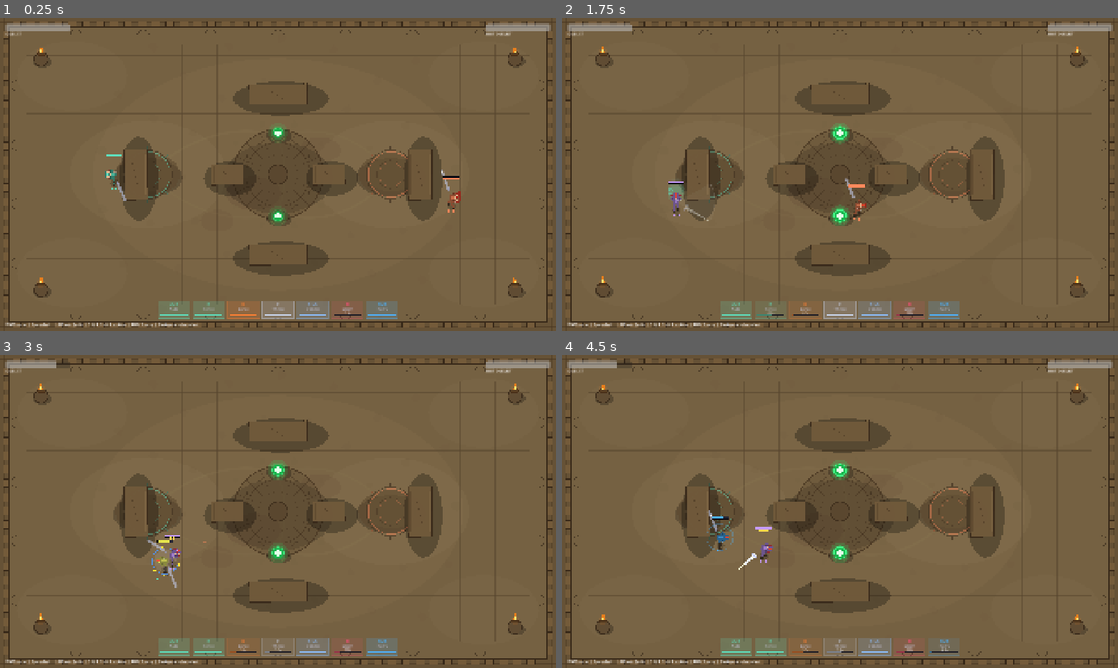
Above: before the commit, frames 1-4 (two rows, left to right).
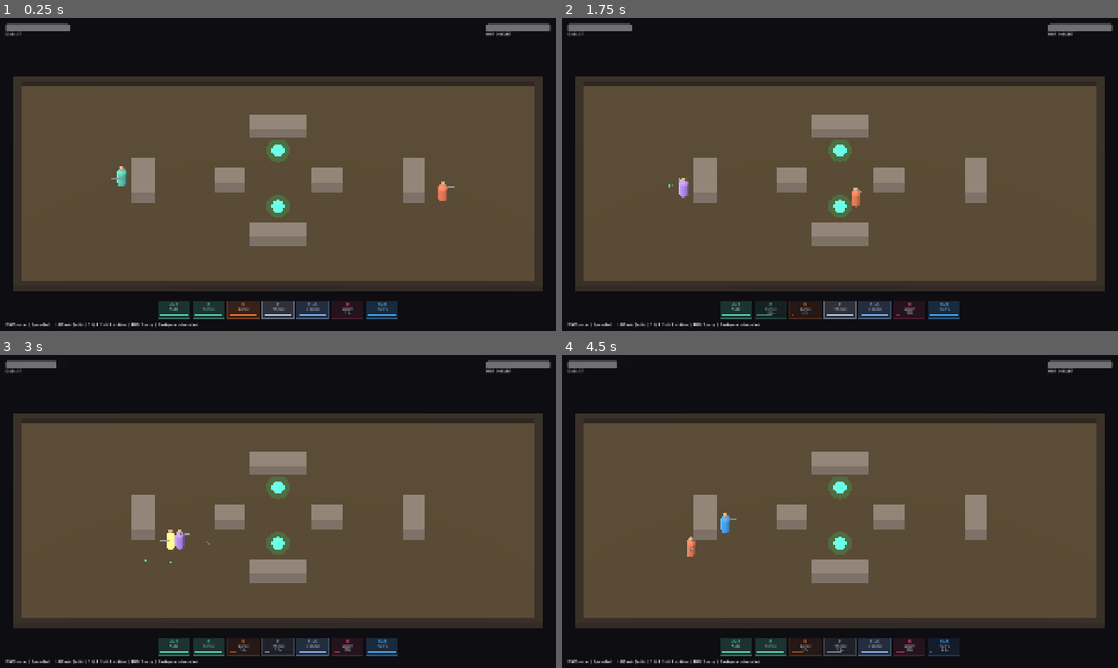
Above: after the commit, the same moments.

Repository: johnWard12/arena-game-godot
Game: Godot game, scene res://scenes/Main.tscn
Two runs of this game, one before a commit and one after it. Both use one fixed random seed, a clock stepped at 60 frames per second and the inputs below. This scene is started directly instead of the project's main scene.
Inputs (mouse positions are in pixels of both pictures, inside the frame that each line leads up to):
- Up to frame 1 (0.25 s): no input
- Up to frame 2 (1.75 s): tap Enter at 0.5 s; move the mouse to (962, 158) at 0.52 s; hold D 0.53-1.28 s; tap E at 0.6 s; click (962, 158) at 0.67 s; tap Space at 0.77, 1.52 s; move the mouse to (728, 190) at 1.27 s; hold S from 1.28 s (still down); tap Q at 1.35 s; click (728, 190) at 1.42 s
- Up to frame 3 (3 s): move the mouse to (333, 442) at 2.02 s; release S at 2.03 s; hold D 2.03-2.78 s; tap F at 2.1 s; click (333, 442) at 2.17 s; move the mouse to (250, 574) at 2.77 s; hold W from 2.78 s (still down); tap Shift at 2.85 s; click (250, 574) at 2.92 s
- Up to frame 4 (4.5 s): tap Space at 3.02, 3.77 s; move the mouse to (1006, 558) at 3.52 s; release W at 3.53 s; hold A from 3.53 s (still down); tap R at 3.6 s; click (1006, 558) at 3.67 s; move the mouse to (673, 464) at 4.27 s; tap G at 4.35 s; click (673, 464) at 4.42 s

The runs differ from the first frame. In frame 1, 89% of the frame differs, in the area x 0-100%, y 0-100%; in frame 2, 89%; in frame 3, 89%; in frame 4, 89%.

Commit message:
Add 3D presentation layer (Phase 0: placeholder pipeline)
Renders the game in 3D under a fixed orthographic MOBA-style camera while
keeping all gameplay simulation on the existing 2D plane. Entity/ability/
bot-AI logic and the headless Simulate.gd balance harness are untouched —
the 3D views are read-only observers that mirror each entity's simulated
Vector2 state and are only ever instantiated by Main.gd.

- CoordUtil.gd: single 2D-sim <-> 3D-world coordinate mapping (Y-up, /50 scale)
- EntityView3D.gd: placeholder capsule bodies with per-class silhouettes
  (wider Bruiser, slim Mage w/ staff+orb, Duelist w/ sword) driven by entity state
- ProjectileView3D.gd: glowing sphere mirroring projectile position
- Arena3D.gd: floor/walls/obstacles/health-packs built from the same Rect2 data
- Main.gd: builds the 3D world, fixed orthographic camera with an aspect-correct
  fit that frames the whole arena and centers the true projected midpoint;
  screen shake retargeted to the camera
- Player controllers: mouse aim now raycasts through the camera onto the ground
  plane instead of using 2D viewport mouse position
- project.godot: Forward+ renderer; stretch aspect "expand" so the viewport
  adopts the real window aspect (fixes 16:9-vs-16:10 letterboxing/framing)

Two real bugs found and fixed during bring-up:
- Camera was assuming a 16:9 viewport (get_visible_rect reports the stretch
  base, not the real 16:10 window) — corrected via stretch aspect "expand".
- Tall arena walls occluded characters standing at the near (bottom) edge from
  the angled camera — walls reduced to a non-occluding lip, obstacles shortened.

Known follow-ups: flat placeholder palette (Phase 1 real environment art) and
real rigged character models/animations (Phase 2).

Diff:
--- a/godot_project/project.godot
+++ b/godot_project/project.godot
@@ -20,7 +20,4 @@
 window/size/viewport_height=1080
 window/size/mode=3
 window/stretch/mode="canvas_items"
-
-[rendering]
-
-renderer/rendering_method="gl_compatibility"
+window/stretch/aspect="expand"
--- /dev/null
+++ b/godot_project/scripts/Arena3D.gd
@@ -0,0 +1,145 @@
+extends Node3D
+class_name Arena3D
+# Phase-0 placeholder 3D arena — box/plane primitives built from the same
+# Rect2 data Main.gd already generates (arena_rect/obstacle_rects/health_packs
+# stay the source of truth for gameplay; this only renders them).
+
+# Walls are a low lip, NOT a tall barrier: the camera looks down over the
+# near (bottom) edge, so any wall tall enough to matter would occlude
+# characters standing near that edge. Gameplay boundaries are the arena_rect
+# clamp, not these meshes — these are purely a visual rim.
+const WALL_HEIGHT := 0.4
+const WALL_THICKNESS := 0.6
+
+# Obstacles kept low enough that a character standing behind one (on its
+# far side from the camera) still shows head and shoulders.
+const OBSTACLE_HEIGHT := 1.0
+
+const FLOOR_COLOR     := Color(0.34, 0.28, 0.18)
+const WALL_COLOR      := Color(0.20, 0.16, 0.12)
+const OBSTACLE_COLOR  := Color(0.58, 0.52, 0.46)
+const HEALTH_COLOR    := Color(0.15, 1.0, 0.45)
+
+var arena_rect: Rect2
+var obstacle_rects: Array[Rect2] = []
+var health_packs: Array = []
+var _pack_meshes: Array[MeshInstance3D] = []
+var _pack_glows: Array[MeshInstance3D] = []
+
+func setup(rect: Rect2, obstacles: Array[Rect2], packs: Array):
+	arena_rect = rect
+	obstacle_rects = obstacles
+	health_packs = packs
+	_build_floor()
+	_build_walls()
+	_build_obstacles()
+	_build_health_packs()
+	_build_lighting()
+
+func _build_floor():
+	var mi := MeshInstance3D.new()
+	var plane := PlaneMesh.new()
+	plane.size = arena_rect.size / CoordUtil.SIM_SCALE
+	plane.subdivide_width = 24
+	plane.subdivide_depth = 16
+	mi.mesh = plane
+	mi.position = CoordUtil.to_world(arena_rect.position + arena_rect.size * 0.5)
+	var mat := StandardMaterial3D.new()
+	mat.albedo_color = FLOOR_COLOR
+	mi.material_override = mat
+	add_child(mi)
+
+func _build_walls():
+	var half = arena_rect.size * 0.5 / CoordUtil.SIM_SCALE
+	var base = CoordUtil.to_world(arena_rect.position + arena_rect.size * 0.5)
+	var mat := StandardMaterial3D.new()
+	mat.albedo_color = WALL_COLOR
+	var layout = [
+		[Vector3(0, WALL_HEIGHT * 0.5, -half.y - WALL_THICKNESS * 0.5), Vector3(half.x * 2 + WALL_THICKNESS * 2, WALL_HEIGHT, WALL_THICKNESS)],
+		[Vector3(0, WALL_HEIGHT * 0.5,  half.y + WALL_THICKNESS * 0.5), Vector3(half.x * 2 + WALL_THICKNESS * 2, WALL_HEIGHT, WALL_THICKNESS)],
+		[Vector3(-half.x - WALL_THICKNESS * 0.5, WALL_HEIGHT * 0.5, 0), Vector3(WALL_THICKNESS, WALL_HEIGHT, half.y * 2)],
+		[Vector3( half.x + WALL_THICKNESS * 0.5, WALL_HEIGHT * 0.5, 0), Vector3(WALL_THICKNESS, WALL_HEIGHT, half.y * 2)],
+	]
+	for entry in layout:
+		var mi := MeshInstance3D.new()
+		var box := BoxMesh.new()
+		box.size = entry[1]
+		mi.mesh = box
+		mi.position = base + entry[0]
+		mi.material_override = mat
+		add_child(mi)
+
+func _build_obstacles():
+	var mat := StandardMaterial3D.new()
+	mat.albedo_color = OBSTACLE_COLOR
+	for rect in obstacle_rects:
+		var center = rect.position + rect.size * 0.5
+		var mi := MeshInstance3D.new()
+		var box := BoxMesh.new()
+		box.size = Vector3(rect.size.x / CoordUtil.SIM_SCALE, OBSTACLE_HEIGHT, rect.size.y / CoordUtil.SIM_SCALE)
+		mi.mesh = box
+		mi.position = CoordUtil.to_world(center, OBSTACLE_HEIGHT * 0.5)
+		mi.material_override = mat
+		add_child(mi)
+
+func _build_health_packs():
+	for pack in health_packs:
+		var mi := MeshInstance3D.new()
+		var sphere := SphereMesh.new()
+		sphere.radius = 0.45
+		sphere.height = 0.9
+		mi.mesh = sphere
+		mi.position = CoordUtil.to_world(pack["pos"], 0.7)
+		var mat := StandardMaterial3D.new()
+		mat.albedo_color = HEALTH_COLOR
+		mat.emission_enabled = true
+		mat.emission = HEALTH_COLOR
+		mat.emission_energy_multiplier = 3.0
+		mi.material_override = mat
+		add_child(mi)
+		_pack_meshes.append(mi)
+
+		# soft additive glow halo so it reads as "hard to miss" like the old 2D orb
+		var glow := MeshInstance3D.new()
+		var glow_sphere := SphereMesh.new()
+		glow_sphere.radius = 0.85
+		glow_sphere.height = 1.7
+		glow.mesh = glow_sphere
+		glow.position = mi.position
+		var glow_mat := StandardMaterial3D.new()
+		glow_mat.albedo_color = Color(HEALTH_COLOR.r, HEALTH_COLOR.g, HEALTH_COLOR.b, 0.18)
+		glow_mat.transparency = BaseMaterial3D.TRANSPARENCY_ALPHA
+		glow_mat.emission_enabled = true
+		glow_mat.emission = HEALTH_COLOR
+		glow_mat.emission_energy_multiplier = 1.0
+		glow_mat.shading_mode = BaseMaterial3D.SHADING_MODE_UNSHADED
+		glow.material_override = glow_mat
+		add_child(glow)
+		_pack_glows.append(glow)
+
+func _process(_delta):
+	for i in health_packs.size():
+		if i < _pack_meshes.size():
+			var active = health_packs[i]["active"]
+			_pack_meshes[i].visible = active
+			_pack_glows[i].visible = active
+
+func _build_lighting():
+	var sun := DirectionalLight3D.new()
+	sun.rotation_degrees = Vector3(-55, -35, 0)
+	sun.light_energy = 0.9
+	# Shadows disabled for now — a directional shadow map stretched over a
+	# large, fully-visible orthogonal arena produced visible banding/aliasing
+	# across the floor. Revisit with tuned shadow-map splits later.
+	sun.shadow_enabled = false
+	add_child(sun)
+
+	var env_node := WorldEnvironment.new()
+	var env := Environment.new()
+	env.background_mode = Environment.BG_COLOR
+	env.background_color = Color(0.05, 0.05, 0.07)
+	env.ambient_light_source = Environment.AMBIENT_SOURCE_COLOR
+	env.ambient_light_color = Color(0.55, 0.55, 0.6)
+	env.ambient_light_energy = 0.85
+	env_node.environment = env
+	add_child(env_node)
--- a/godot_project/scripts/BruiserPlayerController.gd
+++ b/godot_project/scripts/BruiserPlayerController.gd
@@ -17,6 +17,18 @@
 	return v
 
 func get_aim_dir(_opp: Entity) -> Vector2:
+	var cam = get_tree().get_first_node_in_group("game_camera")
+	if cam != null:
+		var mouse_pos = get_viewport().get_mouse_position()
+		var ray_origin = cam.project_ray_origin(mouse_pos)
+		var ray_dir = cam.project_ray_normal(mouse_pos)
+		var hit = Plane(Vector3.UP, 0.0).intersects_ray(ray_origin, ray_dir)
+		if hit != null:
+			var dir = CoordUtil.to_sim(hit) - global_position
+			if dir.length() > 0.01:
+				return dir.normalized()
+		return facing
+	# Fallback if no 3D camera is present in the scene.
 	var dir = get_global_mouse_position() - global_position
 	if dir.length() < 0.01:
 		return facing
--- /dev/null
+++ b/godot_project/scripts/CoordUtil.gd
@@ -0,0 +1,13 @@
+extends RefCounted
+class_name CoordUtil
+# Single conversion point between the game's 2D simulation space (Vector2,
+# unchanged since Entity/Main/Simulate still do all gameplay math in it) and
+# the 3D presentation world (Vector3, Y-up). Sim Y becomes world Z (depth).
+
+const SIM_SCALE := 50.0  # simulation units per 3D meter
+
+static func to_world(v: Vector2, y: float = 0.0) -> Vector3:
+	return Vector3(v.x / SIM_SCALE, y, v.y / SIM_SCALE)
+
+static func to_sim(v: Vector3) -> Vector2:
+	return Vector2(v.x * SIM_SCALE, v.z * SIM_SCALE)
--- /dev/null
+++ b/godot_project/scripts/EntityView3D.gd
@@ -0,0 +1,150 @@
+extends Node3D
+class_name EntityView3D
+# Phase-0 placeholder 3D presentation for an Entity. Mirrors the entity's
+# already-simulated Vector2 state every frame; the entity itself has zero
+# awareness this exists. Only ever instantiated by Main.gd — Simulate.gd
+# never creates one, so headless balance runs are completely unaffected.
+#
+# Gives each class a distinct silhouette (body proportions + weapon prop)
+# so they're readable at a glance even as placeholder primitives, matching
+# the "is BruiserEntity / is RangedEntity" class-check pattern Main.gd
+# already uses elsewhere.
+
+const BODY_HEIGHT := 1.6
+const BODY_RADIUS := 0.34
+const HEAD_RADIUS := 0.17
+
+var entity: Entity = null
+var _body_height := BODY_HEIGHT
+
+var _body: MeshInstance3D
+var _head: MeshInstance3D
+var _mat: StandardMaterial3D
+
+func setup(e: Entity):
+	entity = e
+
+	var body_radius = BODY_RADIUS
+	var body_height = BODY_HEIGHT
+	if e is BruiserEntity:
+		body_radius = BODY_RADIUS * 1.3
+		body_height = BODY_HEIGHT * 1.1
+	elif e is RangedEntity:
+		body_radius = BODY_RADIUS * 0.85
+		body_height = BODY_HEIGHT * 1.05
+	_body_height = body_height
+
+	_mat = StandardMaterial3D.new()
+	_mat.albedo_color = e.base_color
+	_mat.emission_enabled = true
+	_mat.emission = e.base_color
+	_mat.emission_energy_multiplier = 0.15
+
+	_body = MeshInstance3D.new()
+	var capsule := CapsuleMesh.new()
+	capsule.height = body_height
+	capsule.radius = body_radius
+	_body.mesh = capsule
+	_body.position = Vector3(0, body_height * 0.5, 0)
+	_body.material_override = _mat
+	add_child(_body)
+
+	_head = MeshInstance3D.new()
+	var head_sphere := SphereMesh.new()
+	head_sphere.radius = HEAD_RADIUS
+	head_sphere.height = HEAD_RADIUS * 2.0
+	_head.mesh = head_sphere
+	_head.position = Vector3(0, body_height + HEAD_RADIUS * 0.55, 0)
+	var head_mat := StandardMaterial3D.new()
+	head_mat.albedo_color = Color(0.85, 0.7, 0.55)
+	_head.material_override = head_mat
+	add_child(_head)
+
+	if e is BruiserEntity:
+		_build_hammer(body_height)
+	elif e is RangedEntity:
+		_build_staff(body_height)
+	else:
+		_build_sword(body_height)
+
+func _build_sword(body_height: float):
+	var blade := MeshInstance3D.new()
+	var box := BoxMesh.new()
+	box.size = Vector3(0.07, 0.07, 0.85)
+	blade.mesh = box
+	blade.position = Vector3(0.35, body_height * 0.65, 0.35)
+	var mat := StandardMaterial3D.new()
+	mat.albedo_color = Color(0.82, 0.84, 0.9)
+	mat.metallic = 0.6
+	blade.material_override = mat
+	add_child(blade)
+
+func _build_hammer(body_height: float):
+	var shaft := MeshInstance3D.new()
+	var shaft_mesh := CylinderMesh.new()
+	shaft_mesh.top_radius = 0.045
+	shaft_mesh.bottom_radius = 0.045
+	shaft_mesh.height = 0.75
+	shaft.mesh = shaft_mesh
+	shaft.rotation_degrees = Vector3(90, 0, 0)
+	shaft.position = Vector3(0.42, body_height * 0.55, 0.3)
+	var shaft_mat := StandardMaterial3D.new()
+	shaft_mat.albedo_color = Color(0.4, 0.3, 0.22)
+	shaft.material_override = shaft_mat
+	add_child(shaft)
+
+	var head := MeshInstance3D.new()
+	var head_box := BoxMesh.new()
+	head_box.size = Vector3(0.28, 0.22, 0.22)
+	head.mesh = head_box
+	head.position = Vector3(0.42, body_height * 0.55, 0.68)
+	var head_mat := StandardMaterial3D.new()
+	head_mat.albedo_color = Color(0.5, 0.5, 0.56)
+	head_mat.metallic = 0.5
+	head.material_override = head_mat
+	add_child(head)
+
+func _build_staff(body_height: float):
+	var shaft := MeshInstance3D.new()
+	var shaft_mesh := CylinderMesh.new()
+	shaft_mesh.top_radius = 0.03
+	shaft_mesh.bottom_radius = 0.03
+	shaft_mesh.height = 1.05
+	shaft.mesh = shaft_mesh
+	shaft.rotation_degrees = Vector3(90, 0, 0)
+	shaft.position = Vector3(0.32, body_height * 0.6, 0.3)
+	var shaft_mat := StandardMaterial3D.new()
+	shaft_mat.albedo_color = Color(0.4, 0.28, 0.18)
+	shaft.material_override = shaft_mat
+	add_child(shaft)
+
+	var orb := MeshInstance3D.new()
+	var orb_mesh := SphereMesh.new()
+	orb_mesh.radius = 0.1
+	orb_mesh.height = 0.2
+	orb.mesh = orb_mesh
+	orb.position = Vector3(0.32, body_height * 0.6, 0.82)
+	var orb_mat := StandardMaterial3D.new()
+	orb_mat.albedo_color = Color(0.85, 0.55, 1.0)
+	orb_mat.emission_enabled = true
+	orb_mat.emission = Color(0.85, 0.55, 1.0)
+	orb_mat.emission_energy_multiplier = 2.0
+	orb.material_override = orb_mat
+	add_child(orb)
+
+func _process(_delta):
+	if entity == null or not is_instance_valid(entity) or not entity.alive:
+		visible = false
+		return
+	visible = true
+
+	position = CoordUtil.to_world(entity.global_position)
+
+	var look_dir = Vector3(entity.facing.x, 0.0, entity.facing.y)
+	if look_dir.length() > 0.001:
+		look_at(position + look_dir, Vector3.UP)
+
+	var accent = entity.get_status_accent(entity.base_color)
+	_mat.albedo_color = accent
+	_mat.emission = accent
+	_mat.emission_energy_multiplier = 1.6 if entity.hit_flash_left > 0 else 0.15
--- a/godot_project/scripts/Main.gd
+++ b/godot_project/scripts/Main.gd
@@ -15,6 +15,10 @@
 var hp_bot: ProgressBar
 var win_label: Label
 var cd_hud: Node2D   # custom-drawn cooldown panel
+
+var world_3d: Node3D
+var camera3d: Camera3D
+var camera3d_base_pos := Vector3.ZERO
 
 const HEALTH_PACK_HEAL = 28.0
 const HEALTH_PACK_RADIUS = 44.0
@@ -33,9 +37,14 @@
 	player.global_position = Vector2(450, 540)
 	player.arena_rect = arena_rect
 	player.obstacle_rects = map_obstacles
+	player.visible = false  # 2D vector art replaced by EntityView3D
 	player.projectile_spawned.connect(func(p):
 		p.obstacle_rects = map_obstacles
+		p.visible = false  # 2D vector art replaced by ProjectileView3D
 		add_child(p)
+		var pv = ProjectileView3D.new()
+		world_3d.add_child(pv)
+		pv.setup(p)
 	)
 
 	match bot_class:
@@ -46,9 +55,14 @@
 	bot.global_position = Vector2(1470, 540)
 	bot.arena_rect = arena_rect
 	bot.obstacle_rects = map_obstacles
+	bot.visible = false  # 2D vector art replaced by EntityView3D
 	bot.projectile_spawned.connect(func(p):
 		p.obstacle_rects = map_obstacles
+		p.visible = false  # 2D vector art replaced by ProjectileView3D
 		add_child(p)
+		var pv = ProjectileView3D.new()
+		world_3d.add_child(pv)
+		pv.setup(p)
 	)
 
 	player.opponent = bot
@@ -59,8 +73,106 @@
 	player.died.connect(func(): _on_died(player))
 	bot.died.connect(func(): _on_died(bot))
 
+	build_3d_world()
 	build_ui()
 	queue_redraw()
+
+func build_3d_world():
+	world_3d = Node3D.new()
+	add_child(world_3d)
+
+	var arena3d = Arena3D.new()
+	world_3d.add_child(arena3d)
+	arena3d.setup(arena_rect, map_obstacles, health_packs)
+
+	var player_view = EntityView3D.new()
+	world_3d.add_child(player_view)
+	player_view.setup(player)
+
+	var bot_view = EntityView3D.new()
+	world_3d.add_child(bot_view)
+	bot_view.setup(bot)
+
+	camera3d = Camera3D.new()
+	camera3d.projection = Camera3D.PROJECTION_ORTHOGONAL
+	camera3d.keep_aspect = Camera3D.KEEP_HEIGHT
+	var center = arena_rect.position + arena_rect.size * 0.5
+	var target = CoordUtil.to_world(center)
+	var arena_span = max(arena_rect.size.x, arena_rect.size.y) / CoordUtil.SIM_SCALE
+	# 45 degree down-angle (MOBA-style, not top-down) — height:back ratio
+	# controls the pitch; equal parts is exactly 45 degrees.
+	var height = arena_span * 0.7
+	var back = arena_span * 0.7
+	camera3d.position = target + Vector3(0, height, back)
+	camera3d.add_to_group("game_camera")
+	world_3d.add_child(camera3d)
+	camera3d.look_at(target, Vector3.UP)
+	_fit_camera_to_arena()
+	# window/stretch/mode="canvas_items" only rescales 2D UI — it does not
+	# lock the actual Viewport (and thus this 3D camera) to a fixed
+	# 1920x1080 size. In fullscreen the real viewport takes on the OS
+	# window's actual resolution/aspect, which may not be 16:9 and may not
+	# be settled yet when _ready() runs, so re-fit whenever it changes.
+	get_viewport().size_changed.connect(_fit_camera_to_arena)
+
+# Frames the ENTIRE arena so no part of the play area can ever be off-screen
+# (a player must never be able to walk into an unseen zone). Fits both width
+# and height for the current viewport aspect, then pans the camera along its
+# own right/up axes so the arena's true projected midpoint sits at screen
+# center — the old version centered on the ground-level arena center, but the
+# angled projection makes the real vertical bounds asymmetric around that,
+# which cut off the near (bottom) edge where the player walks.
+func _fit_camera_to_arena():
+	# Re-derive the un-panned "look at arena center" pose first so repeated
+	# calls (viewport resize) don't accumulate pan offsets.
+	var center = arena_rect.position + arena_rect.size * 0.5
+	var target = CoordUtil.to_world(center)
+	var arena_span = max(arena_rect.size.x, arena_rect.size.y) / CoordUtil.SIM_SCALE
+	camera3d.position = target + Vector3(0, arena_span * 0.7, arena_span * 0.7)
+	camera3d.look_at(target, Vector3.UP)
+
+	var basis = camera3d.global_transform.basis
+	var right = basis.x
+	var up = basis.y
+	var margin = 40.0  # sim units of padding around the play area
+	var rect = arena_rect.grow(margin)
+	# Include a modest content height (character-scale, ~2.2m) rather than the
+	# full wall height so tall back walls don't eat vertical framing budget.
+	const CONTENT_HEIGHT := 2.2
+	var corners_2d = [
+		rect.position,
+		rect.position + Vector2(rect.size.x, 0),
+		rect.position + Vector2(0, rect.size.y),
+		rect.position + rect.size,
+	]
+	var min_r = INF
+	var max_r = -INF
+	var min_u = INF
+	var max_u = -INF
+	for c2d in corners_2d:
+		for h in [0.0, CONTENT_HEIGHT]:
+			var c = CoordUtil.to_world(c2d, h)
+			min_r = min(min_r, c.dot(right))
+			max_r = max(max_r, c.dot(right))
+			min_u = min(min_u, c.dot(up))
+			max_u = max(max_u, c.dot(up))
+
+	var needed_width = max_r - min_r
+	var needed_height = max_u - min_u
+	var viewport_size = get_viewport().get_visible_rect().size
+	var aspect = viewport_size.x / max(1.0, viewport_size.y)
+	# KEEP_HEIGHT: visible height == size, visible width == size * aspect.
+	# Cover whichever dimension binds so nothing clips on any aspect ratio.
+	camera3d.size = max(needed_height, needed_width / aspect) * 1.04
+
+	# Pan the camera so the projected bbox midpoint lands at screen center,
+	# correcting the asymmetry the look-at pose leaves along the up axis.
+	var mid_r = (min_r + max_r) * 0.5
+	var mid_u = (min_u + max_u) * 0.5
+	var off_r = mid_r - target.dot(right)
+	var off_u = mid_u - target.dot(up)
+	camera3d.position += right * off_r + up * off_u
+	camera3d_base_pos = camera3d.position
 
 func build_map():
 	map_obstacles = [
@@ -177,11 +289,15 @@
 		hp_bot.value = bot.hp
 	if shake_time_left > 0:
 		shake_time_left -= delta
-		if shake_time_left > 0:
-			position = Vector2(randf_range(-shake_intensity, shake_intensity),
-				randf_range(-shake_intensity, shake_intensity))
-		else:
-			position = Vector2.ZERO
+		if camera3d != null:
+			if shake_time_left > 0:
+				var off = Vector3(randf_range(-shake_intensity, shake_intensity),
+					randf_range(-shake_intensity, shake_intensity), 0) * 0.02
+				camera3d.position = camera3d_base_pos + off
+			else:
+				camera3d.position = camera3d_base_pos
+				shake_intensity = 0.0
+		elif shake_time_left <= 0:
 			shake_intensity = 0.0
 	queue_redraw()
 
@@ -219,8 +335,9 @@
 		get_tree().change_scene_to_file("res://scenes/CharSelect.tscn")
 
 func _draw():
-	draw_map()
-	# draw cooldown HUD directly here since we have player reference
+	# Arena is now rendered by Arena3D (see build_3d_world()); the old
+	# draw_map() and its helpers below are unused but left in place for
+	# reference during the 3D migration.
 	if is_instance_valid(player) and player.alive:
 		_draw_cooldown_hud()
 
--- a/godot_project/scripts/PlayerController.gd
+++ b/godot_project/scripts/PlayerController.gd
@@ -19,7 +19,19 @@
 		v.y += 1
 	return v
 
-func get_aim_dir(opp: Entity) -> Vector2:
+func get_aim_dir(_opp: Entity) -> Vector2:
+	var cam = get_tree().get_first_node_in_group("game_camera")
+	if cam != null:
+		var mouse_pos = get_viewport().get_mouse_position()
+		var ray_origin = cam.project_ray_origin(mouse_pos)
+		var ray_dir = cam.project_ray_normal(mouse_pos)
+		var hit = Plane(Vector3.UP, 0.0).intersects_ray(ray_origin, ray_dir)
+		if hit != null:
+			var dir = CoordUtil.to_sim(hit) - global_position
+			if dir.length() > 0.01:
+				return dir.normalized()
+		return facing
+	# Fallback if no 3D camera is present in the scene.
 	var dir = get_global_mouse_position() - global_position
 	if dir.length() < 0.01:
 		return facing
--- /dev/null
+++ b/godot_project/scripts/ProjectileView3D.gd
@@ -0,0 +1,31 @@
+extends Node3D
+class_name ProjectileView3D
+# Phase-0 placeholder 3D presentation for a Projectile — mirrors its
+# already-simulated position the same way EntityView3D does for Entity.
+
+var projectile: Projectile = null
+var _mesh: MeshInstance3D
+var _mat: StandardMaterial3D
+
+func setup(p: Projectile):
+	projectile = p
+
+	_mesh = MeshInstance3D.new()
+	var sphere := SphereMesh.new()
+	sphere.radius = 0.12
+	sphere.height = 0.24
+	_mesh.mesh = sphere
+
+	_mat = StandardMaterial3D.new()
+	_mat.albedo_color = p.proj_color
+	_mat.emission_enabled = true
+	_mat.emission = p.proj_color
+	_mat.emission_energy_multiplier = 2.0
+	_mesh.material_override = _mat
+	add_child(_mesh)
+
+func _process(_delta):
+	if projectile == null or not is_instance_valid(projectile):
+		queue_free()
+		return
+	position = CoordUtil.to_world(projectile.global_position, 0.9)
--- a/godot_project/scripts/RangedPlayerController.gd
+++ b/godot_project/scripts/RangedPlayerController.gd
@@ -16,6 +16,18 @@
 	return v
 
 func get_aim_dir(_opp: Entity) -> Vector2:
+	var cam = get_tree().get_first_node_in_group("game_camera")
+	if cam != null:
+		var mouse_pos = get_viewport().get_mouse_position()
+		var ray_origin = cam.project_ray_origin(mouse_pos)
+		var ray_dir = cam.project_ray_normal(mouse_pos)
+		var hit = Plane(Vector3.UP, 0.0).intersects_ray(ray_origin, ray_dir)
+		if hit != null:
+			var dir = CoordUtil.to_sim(hit) - global_position
+			if dir.length() > 0.01:
+				return dir.normalized()
+		return facing
+	# Fallback if no 3D camera is present in the scene.
 	var dir = get_global_mouse_position() - global_position
 	if dir.length() < 0.01:
 		return facing
Not shown, added: godot_project/scripts/Arena3D.gd.uid
Not shown, added: godot_project/scripts/CoordUtil.gd.uid
Not shown, added: godot_project/scripts/EntityView3D.gd.uid
Not shown, added: godot_project/scripts/ProjectileView3D.gd.uid
